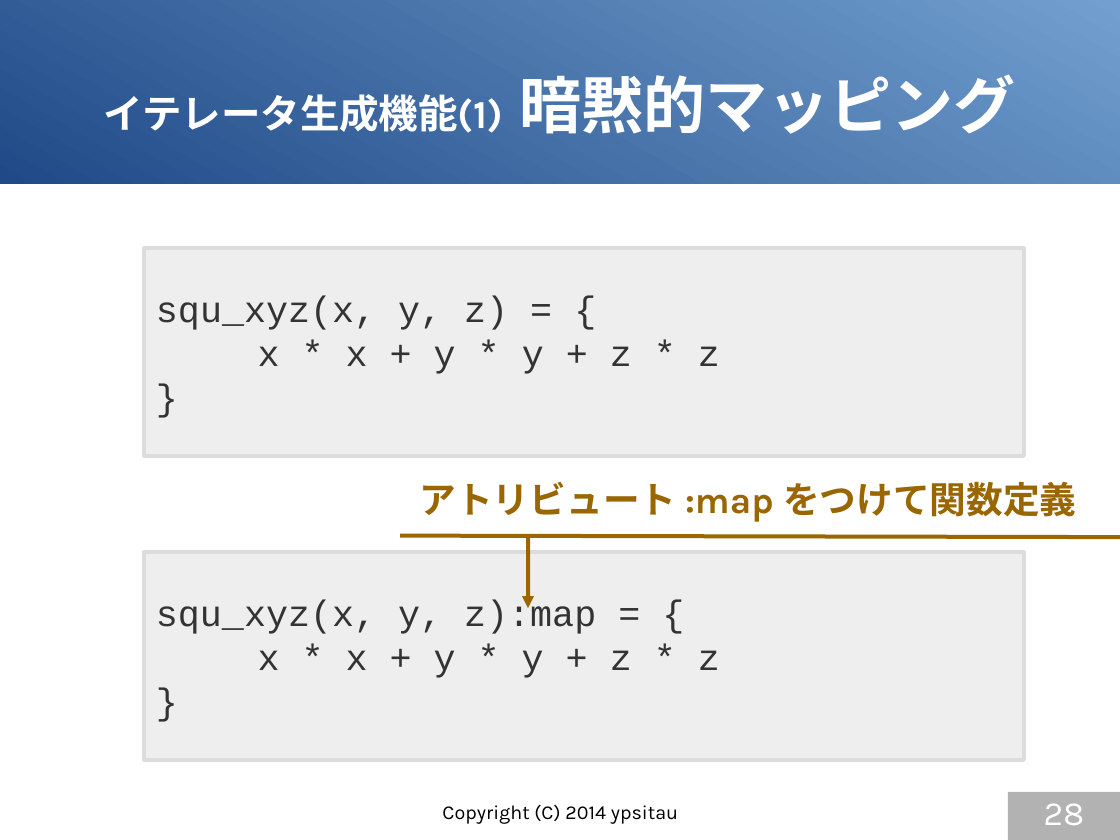
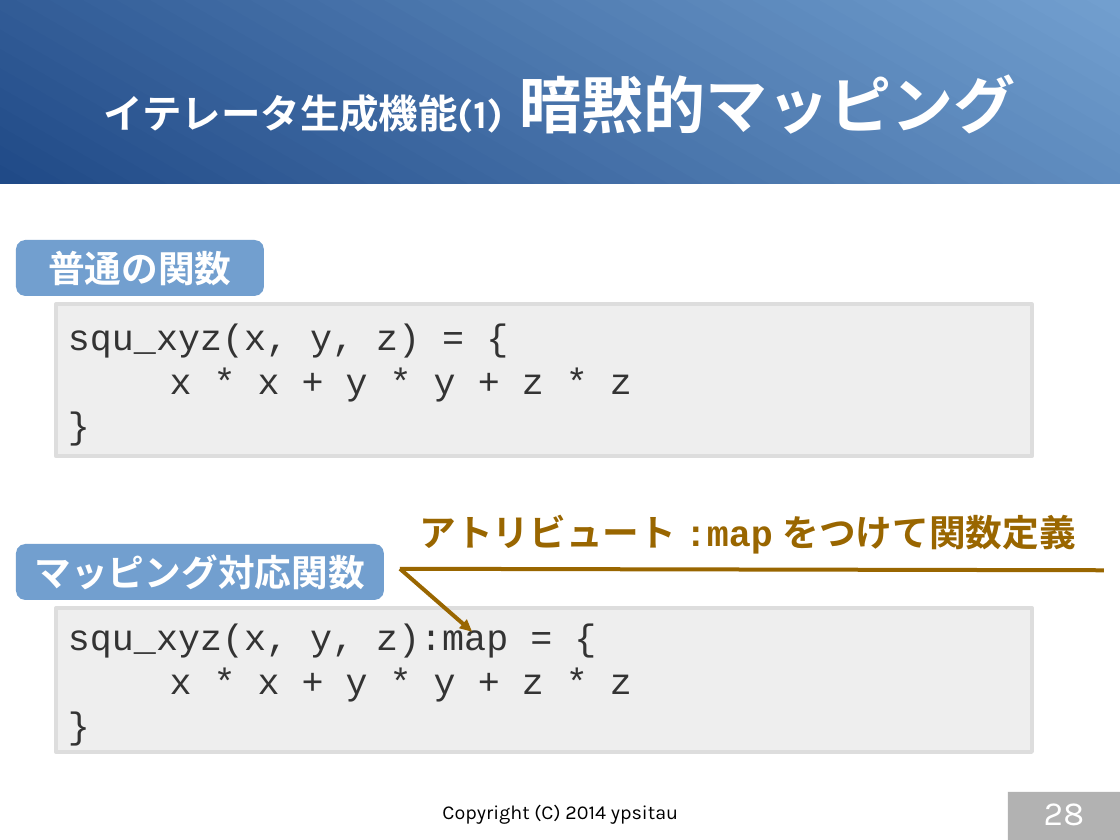
Before and after one commit to gura-lang/gura-doc, a slide deck: slide 28 of presentation/gura-introduction.odp. Drawn at 1120x840 pixels with LibreOffice and Linux fonts; fonts in the diff are those of the drawing. Boxes give left, top, right and bottom in pixels: in the first picture for what was removed or moved away, otherwise in the second. Text is boxed around its words. In the diff, an @@ line names an element or a change of style, - is before the commit and + after.

```diff
--- a/presentation/gura-introduction.odp
+++ b/presentation/gura-introduction.odp
@@ rounded rectangle added at bbox=[16, 240, 264, 296], fill #729FCF, 26 pt, text #FFFFFF, bold @@
+普通の関数
@@ rectangle "squ_xyz(x, y, z) = {": place and size @@
-rectangle "squ_xyz(x, y, z) = {" at bbox=[144, 248, 1024, 456]
+rectangle "squ_xyz(x, y, z) = {" at bbox=[56, 304, 1033, 456]
@@ text "アトリビュート :map をつけて関数定義": place and size @@
-text "アトリビュート :map をつけて関数定義" at bbox=[420, 481, 1077, 522]
+text "アトリビュート :map をつけて関数定義" at bbox=[419, 514, 1076, 554]
@@ text "アトリビュート :map をつけて関数定義" at bbox=[419, 514, 1076, 554]: font Karla to Courier New in ":map" @@
@@ rounded rectangle added at bbox=[16, 544, 384, 600], fill #729FCF, 26 pt, text #FFFFFF, bold @@
+マッピング対応関数
@@ line moved from (400, 536) - (1120, 538) to (400, 569) - (1105, 570) @@
@@ arrow moved from (528, 608) - (528, 536) to (473, 632) - (400, 569) @@
@@ rectangle "squ_xyz(x, y, z):map = {": place and size @@
-rectangle "squ_xyz(x, y, z):map = {" at bbox=[144, 552, 1024, 760]
+rectangle "squ_xyz(x, y, z):map = {" at bbox=[56, 608, 1033, 752]
```
Also in this commit, not shown: 10 other slides changed, 1 slide added.
